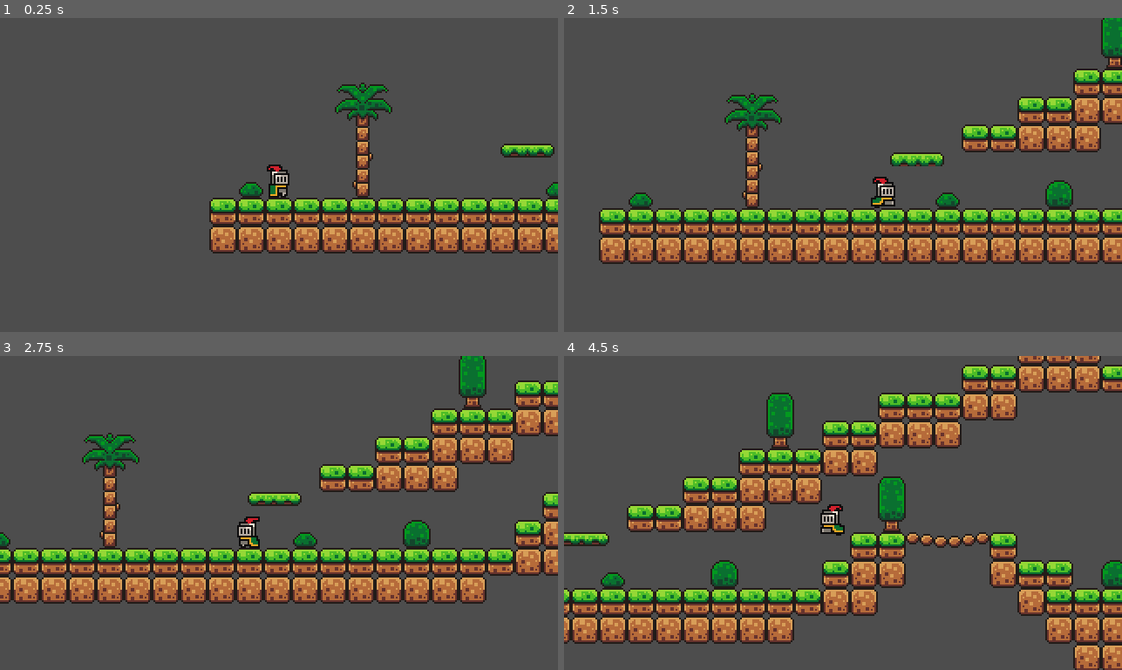
Above: before the commit, frames 1-4 (two rows, left to right).
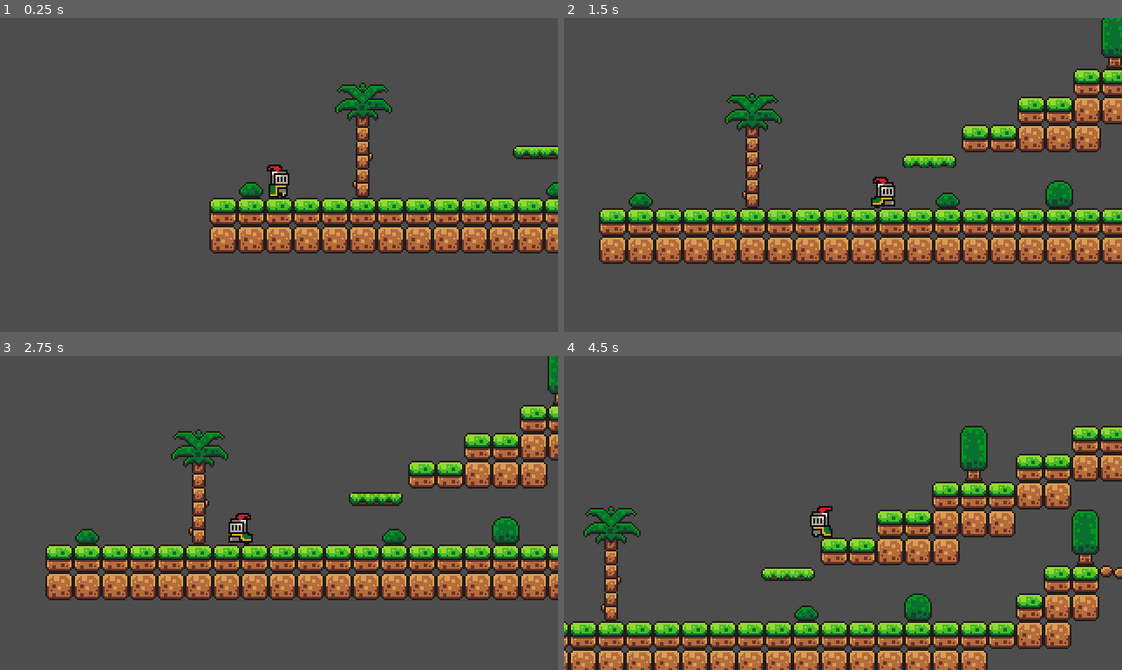
Above: after the commit, the same moments.

Repository: Team-TriCade/VelocityRush
Game: Godot game, scene res://scenes/level.tscn
The game is run twice, just before and just after one commit, with the same random seed, the same clock (stepped at 60 frames per second) and the same inputs.
Inputs:
- Up to frame 1 (0.25 s): no input
- Up to frame 2 (1.5 s): hold D (move_right) from 0.53 s (still down); tap Space (jump) at 0.77 s
- Up to frame 3 (2.75 s): tap Space (jump) at 1.52 s; release D (move_right) at 2.03 s; hold A (move_left) from 2.03 s (still down)
- Up to frame 4 (4.5 s): release A (move_left) at 2.78 s; hold D (move_right) 2.78-4.28 s; tap Space (jump) at 3.02, 3.77 s; hold A (move_left) from 4.28 s (still down)

The runs differ from the first frame. In frame 1, 0.4% of the frame differs, in the area x 89-100%, y 40-45%; in frame 2, 0.5%; in frame 3, 30%; in frame 4, 52%, in the area x 0-100%, y 0-100%.

Commit message:
feat: added platform movement

Diff:
--- a/scenes/level.tscn
+++ b/scenes/level.tscn
@@ -168,6 +168,44 @@
 physics_layer_0/collision_layer = 1
 sources/1 = SubResource("TileSetAtlasSource_w7c3h")
 
+[sub_resource type="Animation" id="Animation_w8frs"]
+length = 0.001
+tracks/0/type = "value"
+tracks/0/imported = false
+tracks/0/enabled = true
+tracks/0/path = NodePath(".:position")
+tracks/0/interp = 1
+tracks/0/loop_wrap = true
+tracks/0/keys = {
+"times": PackedFloat32Array(0),
+"transitions": PackedFloat32Array(1),
+"update": 0,
+"values": [Vector2(886, 170)]
+}
+
+[sub_resource type="Animation" id="Animation_mx8sn"]
+resource_name = "move"
+length = 2.0
+loop_mode = 2
+tracks/0/type = "value"
+tracks/0/imported = false
+tracks/0/enabled = true
+tracks/0/path = NodePath(".:position")
+tracks/0/interp = 1
+tracks/0/loop_wrap = true
+tracks/0/keys = {
+"times": PackedFloat32Array(0, 2),
+"transitions": PackedFloat32Array(1, 1),
+"update": 0,
+"values": [Vector2(880, 168), Vector2(1008, 168)]
+}
+
+[sub_resource type="AnimationLibrary" id="AnimationLibrary_ppgk2"]
+_data = {
+&"RESET": SubResource("Animation_w8frs"),
+&"move": SubResource("Animation_mx8sn")
+}
+
 [node name="Level" type="Node2D"]
 
 [node name="TileMapLayer" type="TileMapLayer" parent="."]
@@ -180,8 +218,14 @@
 [node name="Camera2D" type="Camera2D" parent="Player"]
 position_smoothing_enabled = true
 
-[node name="AnimatableBody2D" parent="." instance=ExtResource("3_w8frs")]
-position = Vector2(183, 119)
-
 [node name="platform" parent="." instance=ExtResource("3_w8frs")]
-position = Vector2(882, 168)
+position = Vector2(190, 120)
+
+[node name="platform1" parent="." instance=ExtResource("3_w8frs")]
+position = Vector2(886, 170)
+
+[node name="AnimationPlayer" type="AnimationPlayer" parent="platform1"]
+libraries = {
+&"": SubResource("AnimationLibrary_ppgk2")
+}
+autoplay = "move"
Not shown: 1 places in scenes/level.tscn that only renumber resources
